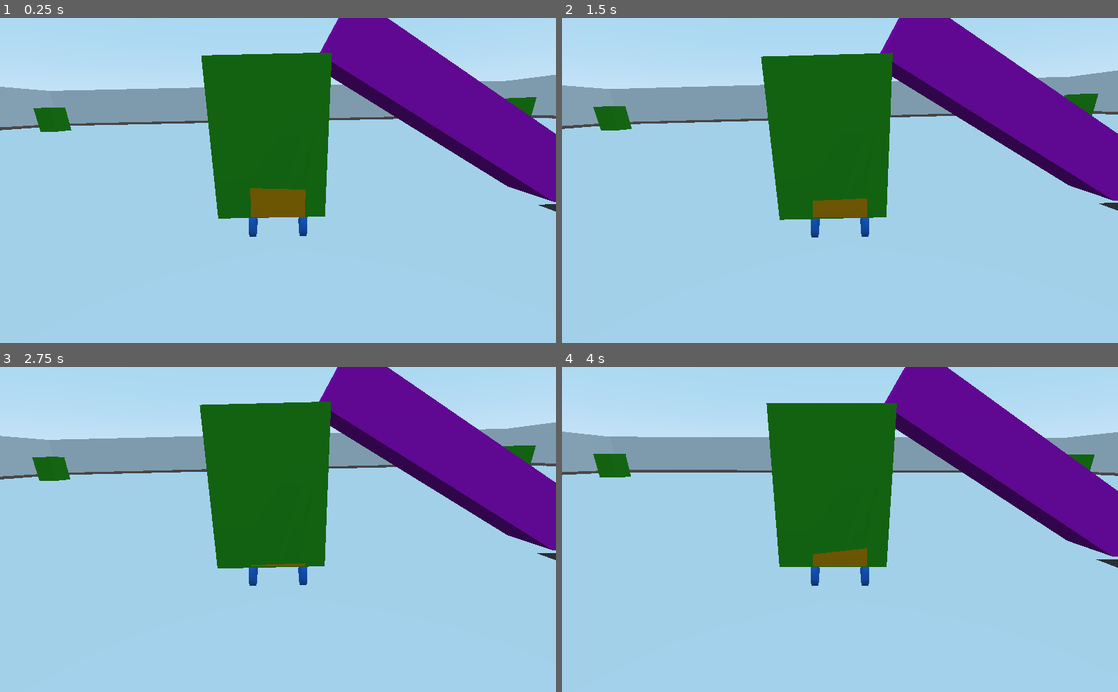
Above: before the commit, frames 1-4 (two rows, left to right).
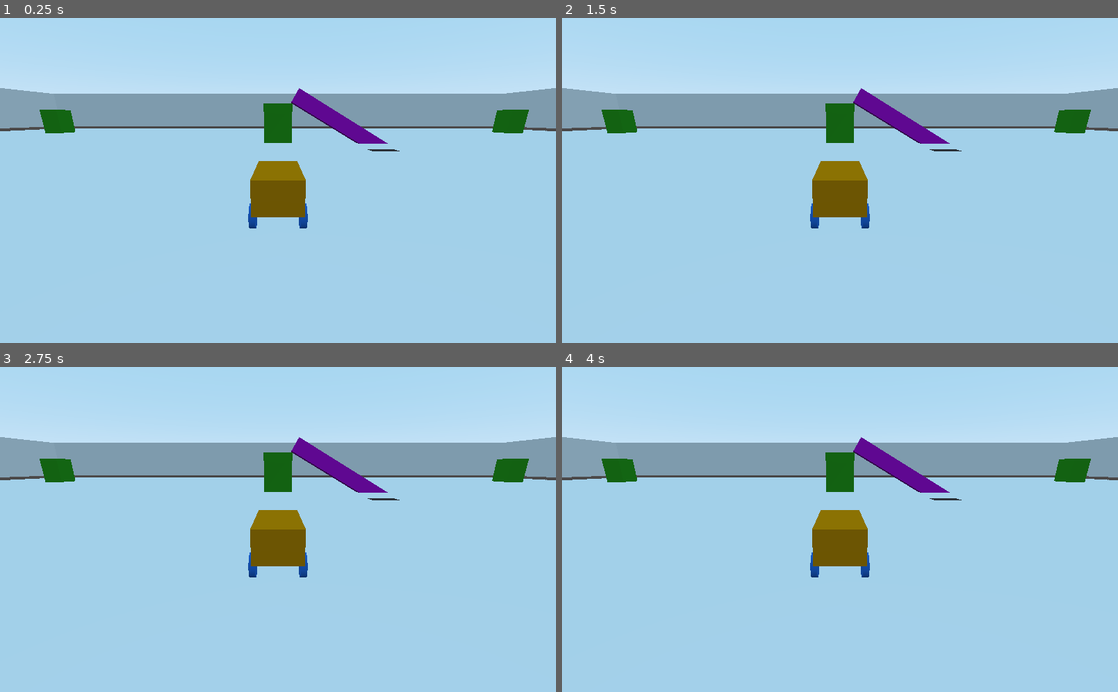
Above: after the commit, the same moments.

Repository: NervousTic/VaisseauVeloce
Game: Godot game, scene res://World/World.tscn
Same seed, same stepped clock (60 frames per second), same inputs: the game is played once before the commit and once after it. This scene is started directly instead of the project's main scene.
Inputs:
- Up to frame 1 (0.25 s): no input
- Up to frame 2 (1.5 s): hold D (steer_right) 0.53-1.28 s; hold S (back) from 1.28 s (still down)
- Up to frame 3 (2.75 s): release S (back) at 2.03 s; hold D (steer_right) from 2.03 s (still down)
- Up to frame 4 (4 s): release D (steer_right) at 2.78 s; hold Z (forward) 2.78-3.53 s; hold Q (steer_left) from 3.53 s (still down)

The runs differ from the first frame. In frame 1, 23% of the frame differs, in the area x 0-100%, y 0-68%; in frame 2, 24%; in frame 3, 24%; in frame 4, 23%.

Commit message:
Fin du multiplayer

Diff:
--- a/Lobby/Lobby.tscn
+++ b/Lobby/Lobby.tscn
@@ -112,7 +112,8 @@
 margin_bottom = 123.0
 
 [node name="ItemList" parent="AttentePartie/VBoxContainer/CenterContainer" index="0"]
-margin_bottom = 85.0
+margin_top = 42.0
+margin_bottom = 42.0
 items = [ "Joueur 1", null, false, "Joueur 2", null, false ]
 
 [node name="ReadyButton" parent="AttentePartie/VBoxContainer" index="2"]
--- a/Player/Player.gd
+++ b/Player/Player.gd
@@ -12,14 +12,35 @@
 #angle des roues
 var steer_angle = 0.0
 
+sync var players = {}
+var player_data = {"steer": 0, "engine": 0, "brakes": 0, "position": null }
+
+func _ready():
+	players[name] = player_data
+	players[name].position = transform
+	if not is_local_player():
+		$Camera.queue_free()
+
+
+func is_local_player():
+	return name == str(Network.local_player_id)
+
 func _physics_process(delta):
-	drive(delta)
+	if is_local_player():
+		drive(delta)
+	if not Network.local_player_id == 1:
+		transform = players[name].position
+
+	steering = players[name].steer
+	engine_force = players[name].engine
+	brake = players[name].brakes
 
 func drive(delta):
-	steering = apply_steering (delta)
-	print (steering)
-	engine_force = apply_throttle()
-	brake = apply_brakes()
+	var steering_value = apply_steering (delta)
+	var throttle = apply_throttle()
+	var brakes = apply_brakes()
+
+	update_server(name, steering_value, throttle, brakes)
 
 func apply_steering(delta):
 	var steer_val = 0
@@ -65,3 +86,16 @@
 		brake_val = brake_strengh
 
 	return brake_val * MAX_BRAKE_FORCE
+
+func update_server(id, steering_value, throttle, brakes ):
+	if not Network.local_player_id == 1:
+		rpc_unreliable_id(1, "manage_clients",id, steering_value, throttle, brakes)
+	else:
+		manage_clients(id, steering_value, throttle, brakes)
+
+sync func manage_clients(id, steering_value, throttle, brakes):
+	players[id].steer = steering_value
+	players[id].engine = throttle
+	players[id].brakes = brakes
+	players[id].position = transform
+	rset_unreliable("players", players)
--- a/World/World.tscn
+++ b/World/World.tscn
@@ -12,7 +12,6 @@
 script = ExtResource( 1 )
 
 [node name="Floor" type="CSGBox" parent="."]
-editor/display_folded = true
 use_collision = true
 invert_faces = true
 width = 200.0
@@ -65,7 +64,7 @@
 material = SubResource( 1 )
 
 [node name="Block2" type="CSGBox" parent="Floor"]
-transform = Transform( 1, 0, 0, 0, 1, 0, 0, 0, 1, 0, 3, 1 )
+transform = Transform( 1, 0, 0, 0, 1, 0, 0, 0, 1, 0, 3, 26 )
 width = 4.0
 height = 6.0
 depth = 4.0
@@ -107,7 +106,7 @@
 material = SubResource( 1 )
 
 [node name="CSGBox" type="CSGBox" parent="Floor"]
-transform = Transform( 0.5, 0.866025, 0, -0.866025, 0.5, 0, 0, 0, 1, -11, 2, 1 )
+transform = Transform( 0.5, 0.866025, 0, -0.866025, 0.5, 0, 0, 0, 1, -11, 2, 24 )
 height = 20.0
 material = SubResource( 2 )
 
